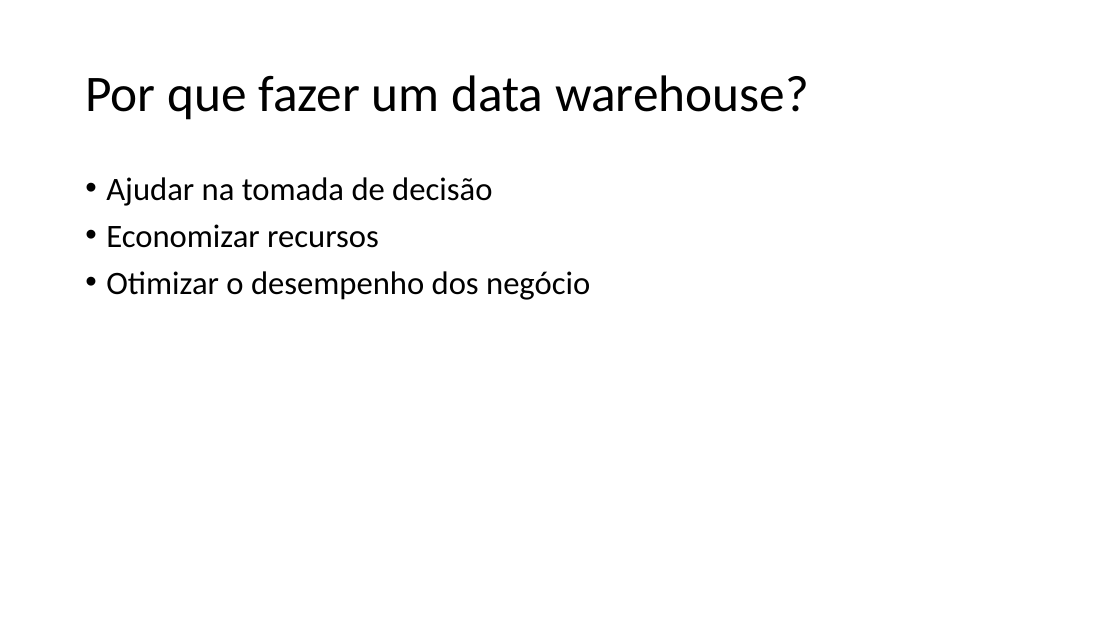
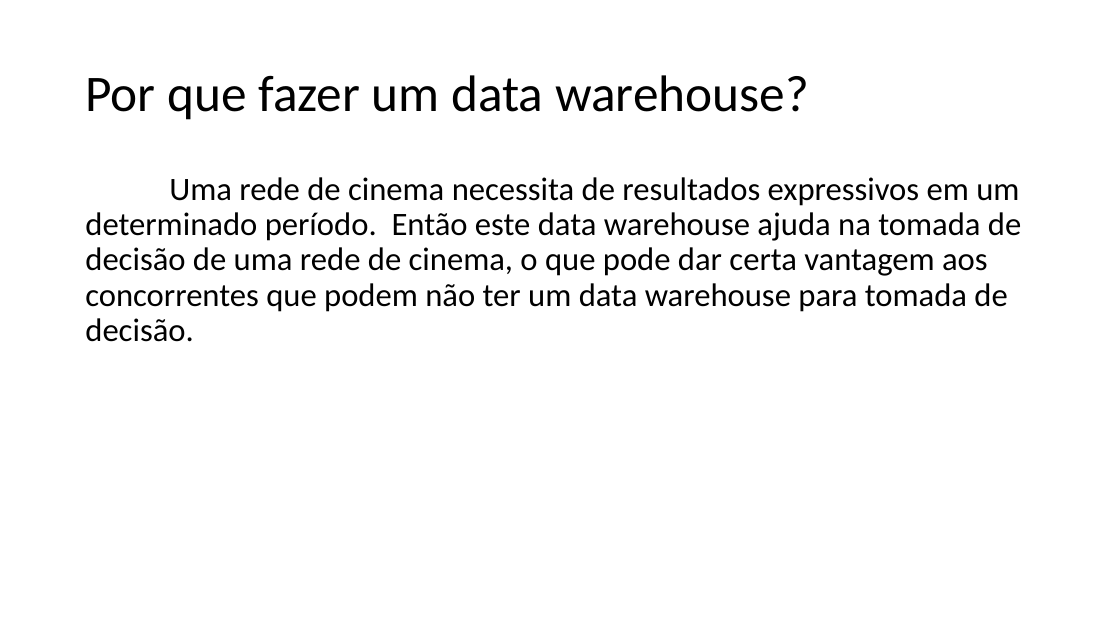
Before and after one commit to joaoalvescs/projeto-sad, a slide deck: slide 3 of DATA WAREHOUSE DE UM CINEMA.pptx (slide 2 before the commit). Drawn at 1120x630 pixels with LibreOffice and Linux fonts; fonts in the diff are those of the drawing. Boxes give left, top, right and bottom in pixels: in the first picture for what was removed or moved away, otherwise in the second. Text is boxed around its words. In the diff, an @@ line names an element or a change of style, - is before the commit and + after.

```diff
--- a/DATA WAREHOUSE DE UM CINEMA.pptx
+++ b/DATA WAREHOUSE DE UM CINEMA.pptx
@@ text at bbox=[85, 177, 1021, 342]: text changed @@
-• Ajudar na tomada de decisão
-• Economizar recursos
-• Otimizar o desempenho dos negócio
+Uma rede de cinema necessita de resultados expressivos em um determinado período. Então este data warehouse ajuda na tomada de decisão de uma rede de cinema, o que pode dar certa vantagem aos concorrentes que podem não ter um data warehouse para tomada de decisão.
```
Also in this commit, not shown: 7 other slides changed, 1 slide added.
